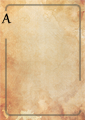
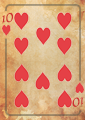
Before/after of a 85×120 layered artwork. What changed in the layer stack:
hid group "CLUBS" (11 layers) over [0, 11, 85, 110]
added group "SPADES" with 12 layers above "Layer 19" over [1, 11, 85, 111]
renamed "A" to "10", showed it, painted on it over [72, 97, 84, 108]
renamed "A" to "10", painted on it over [1, 13, 13, 24]
added group "HEARTS" with 13 layers above "BORDER" over [2, 12, 84, 108]
showed "heart br", moved it into group "HEARTS" over [75, 82, 84, 93]
showed "heart tl", moved it into group "HEARTS" over [2, 25, 11, 36]
added layer "heart bottom copy 4" in group "HEARTS" over [14, 64, 29, 82]
added layer "heart bottom copy 3" in group "HEARTS" over [57, 64, 72, 82]
added layer "heart bottom copy 2" in group "HEARTS" over [14, 90, 29, 108]
added layer "heart top copy 3" in group "HEARTS" over [14, 12, 29, 30]
added layer "heart bottom copy" in group "HEARTS" over [57, 90, 72, 108]
added layer "heart top copy 2" in group "HEARTS" over [57, 12, 72, 30]
added layer "heart bottom" in group "HEARTS" over [35, 72, 50, 90]
added layer "heart top copy 4" in group "HEARTS" over [57, 37, 72, 55]
added layer "heart top copy" in group "HEARTS" over [14, 37, 29, 55]
added layer "heart top" in group "HEARTS" over [36, 27, 51, 45]
added layer "Layer 1 copy" (90%) above "Layer 1" over [0, 0, 85, 120]
